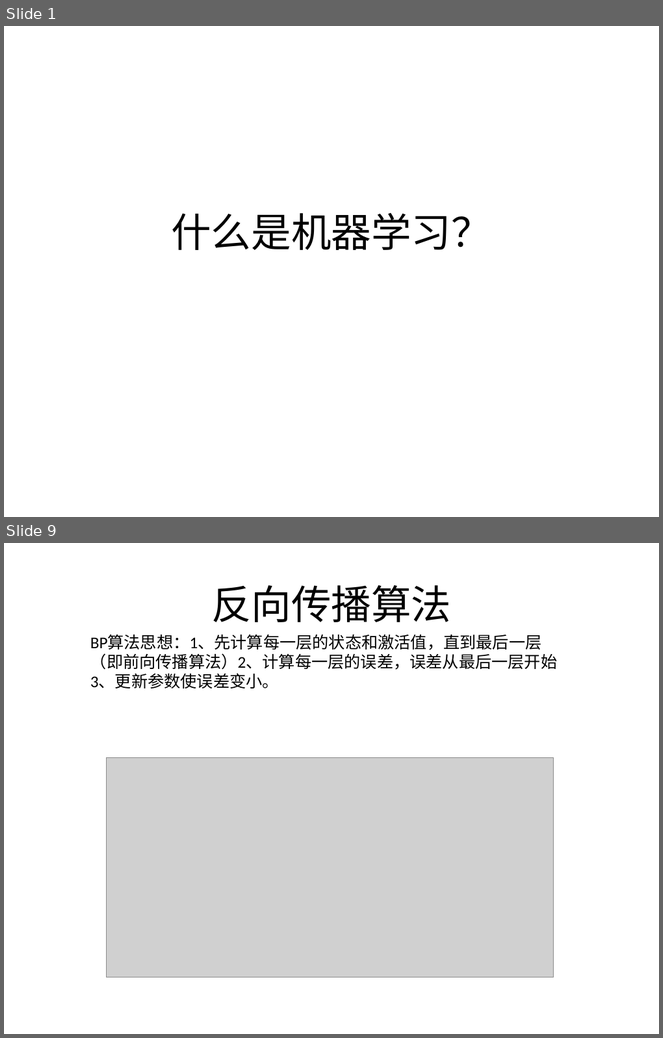
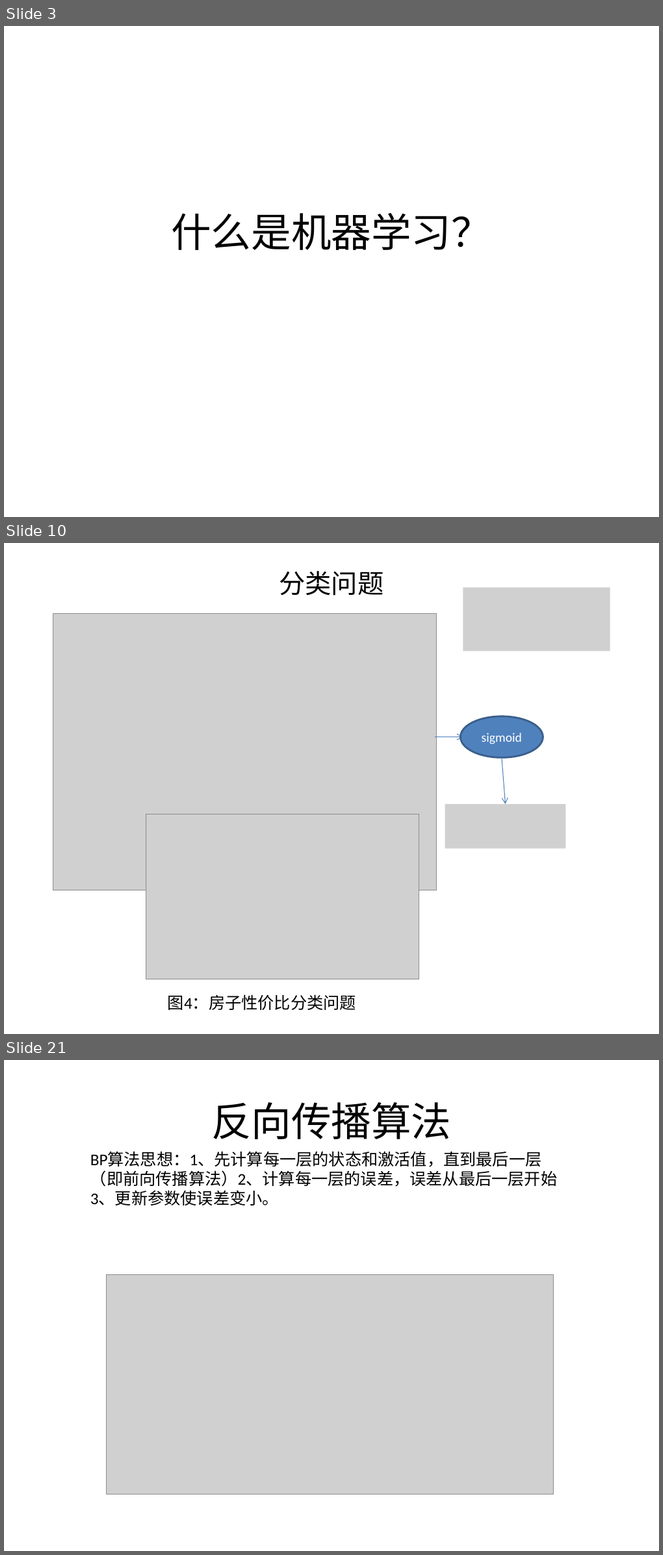
Before and after one commit to logcoding/DeepLearning, a slide deck: 机器学习&深度学习介绍.pptx. Shown one above the other, each under a label of ours: slides 1 and 9 before the commit, slides 3, 10 and 21 after it; the slides between them are not shown. The pictures are 663x1038 and 663x1555 pixels, drawn with LibreOffice and Linux fonts; fonts in the diff are those of the drawing; grey boxes stand for pictures. Boxes give left, top, right and bottom in pixels: in the first picture for what was removed or moved away, otherwise in the second. Text is boxed around its words. In the diff, an @@ line names an element or a change of style, - is before the commit and + after.

```diff
--- a/机器学习&深度学习介绍.pptx
+++ b/机器学习&深度学习介绍.pptx
@@ slide 10 added at bbox=[4, 543, 659, 1034], background #FFFFFF @@
@@ title added at bbox=[279, 571, 384, 596], 28.8 pt, text #000000 @@
+分类问题
@@ picture added at bbox=[464, 588, 610, 651] @@
@@ picture added at bbox=[53, 613, 436, 890] @@
@@ ellipse added at bbox=[461, 717, 544, 758], fill #4F81BD, outline #3A5F8C 2 pt, 14 pt, text #FFFFFF @@
+sigmoid
@@ arrow added from (434, 737) to (464, 737), #4B7EBC 0.75 pt @@
@@ arrow added from (502, 758) to (505, 804), #4B7EBC 0.75 pt @@
@@ picture added at bbox=[146, 814, 419, 979] @@
@@ picture added at bbox=[445, 804, 566, 849] @@
@@ text added at bbox=[168, 995, 356, 1010], 18 pt, text #000000 @@
+图4：房子性价比分类问题
@@ what was slide 1 is now slide 3 @@
@@ what was slide 9 is now slide 21 @@
```
Also in this commit, not shown: 4 slides changed, 14 other slides added, 3 slides removed, 7 other files.
